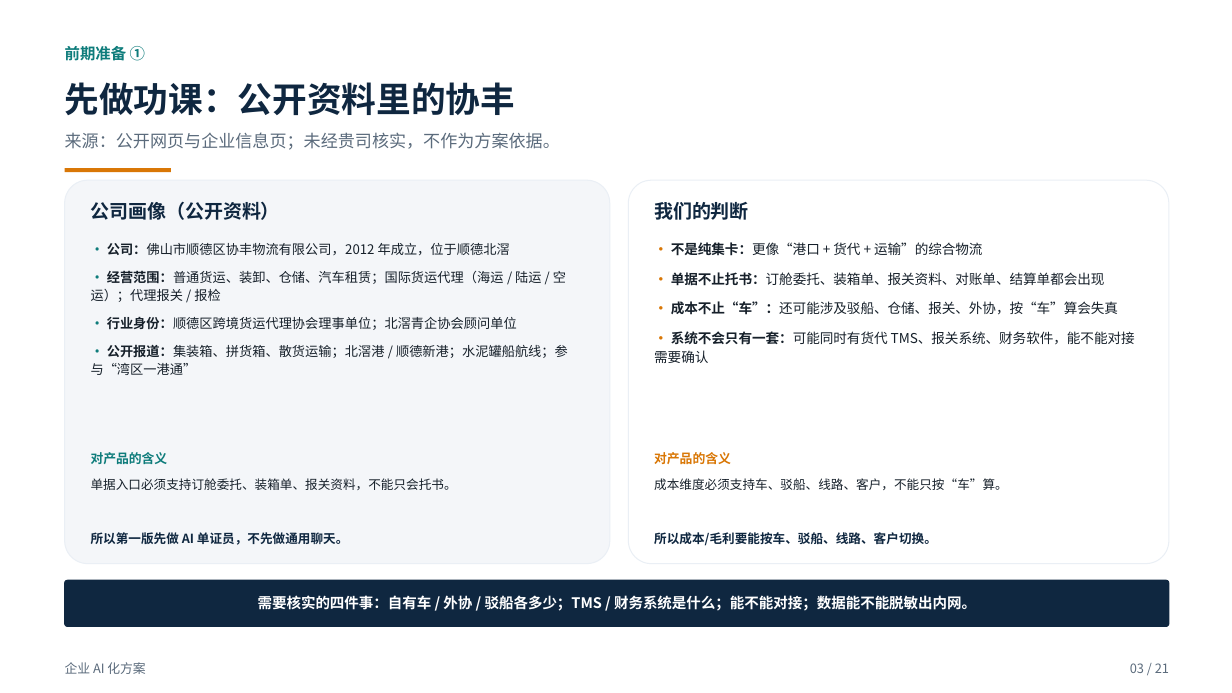
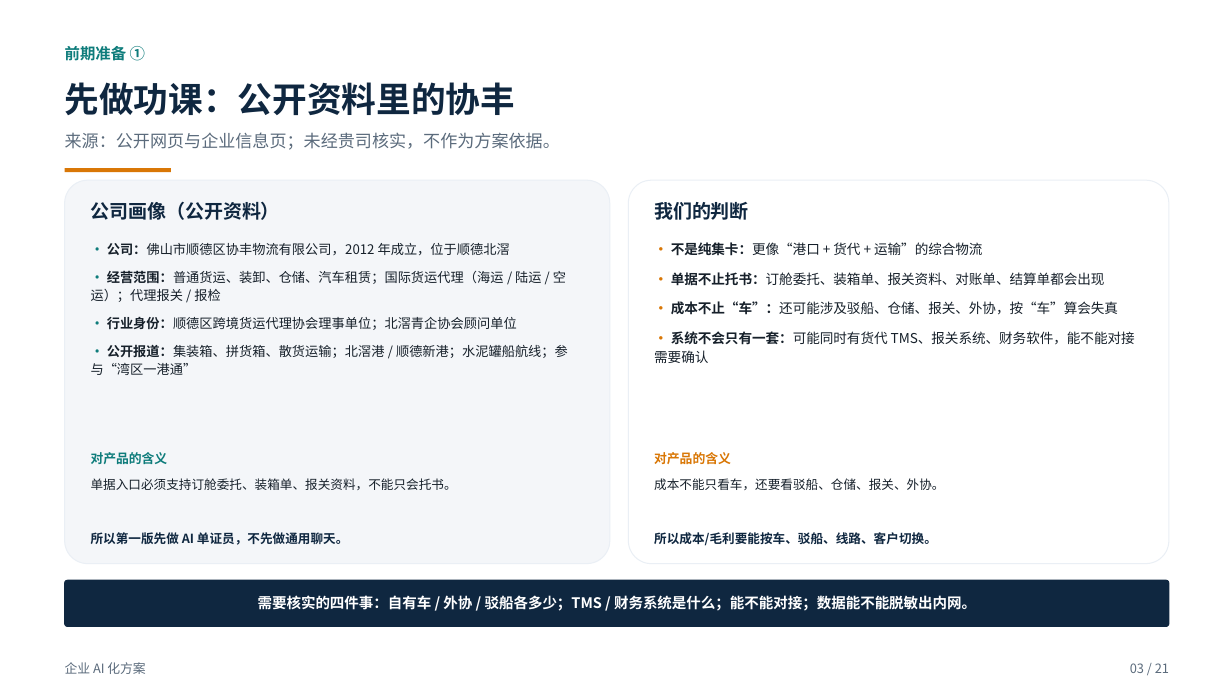
Before and after one commit to roma007/Enterprise-AI, a slide deck: slide 3 of 会客包/reports/客户老板版_企业AI化方案_2026-11-09.pptx. Drawn at 1232x693 pixels with LibreOffice and Linux fonts; fonts in the diff are those of the drawing. Boxes give left, top, right and bottom in pixels: in the first picture for what was removed or moved away, otherwise in the second. Text is boxed around its words. In the diff, an @@ line names an element or a change of style, - is before the commit and + after.

```diff
--- a/会客包/reports/客户老板版_企业AI化方案_2026-11-09.pptx
+++ b/会客包/reports/客户老板版_企业AI化方案_2026-11-09.pptx
@@ text at (x1=654, y1=478, x2=944, y2=490): text changed @@
-成本维度必须支持车、驳船、线路、客户，不能只按“车”算。
+成本不能只看车，还要看驳船、仓储、报关、外协。
```
Also in this commit, not shown: 15 other slides changed, 6 other files.
